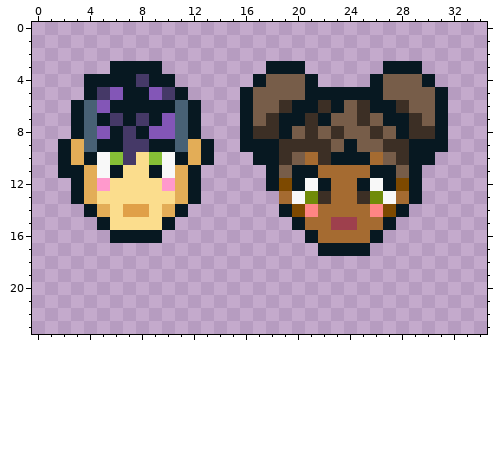
Edited in one commit: pixel-art file (src/assets/art/portraits.aseprite). Above, as it was before the edit.
64x84 pixels, 1 frame. Shown: x 0..34, y 0..23. The old version is drawn lined up with the new one.
The same view after the edit:
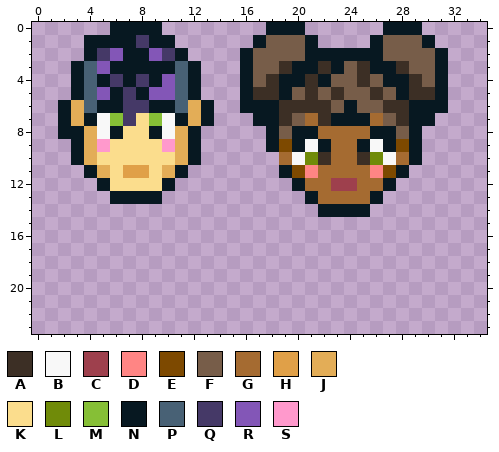
Palette (. is transparent): A #3c2f25  B #f8f8f8  C #9e404d  D #ff8584  E #7d4900  F #775d49  G #a56b31  H #e0a048  J #e3ad57  K #fbdd8d  L #708b09  M #86bf36  N #071821  P #486175  Q #453967  R #8356b7  S #ff99cc
What changed:
whole drawing moved by +0,+3 (the old picture is shown already moved)
Changed rows in their new state; - is an unchanged pixel.
first column x 2:
 0 ----NNNN--------NNN------NNN--
 1 --NNNNQNN------NFFFN----NFFFN-
 2 --NQRNNRQN----NFFFFNNNNNNFFFFN
 3 -NPR----NPN---NFFA-NANFAN-AFFN
 4 -NP-Q---RPN---NFANNANFFAFNNAFN
 5 -NPRNQ--RPN----AAN-AFAFFA-NAA-
 6 NJ-N-QQ---JN---NN-AA-FNFFA-NN-
 7 NJNBMQKMBNJN--.NNAFGANNNGFANN.
 8 N-JB-KKNBJ----..NFNNGGGGNNFN..
 9 .NJSKKKKSJN.--..-ENBNGGNBNE-..
10 .NJKKK-KKJN.---..GBL-GGALBG-.-
11 ..NJKHHKJN.-----.NED----DEN.--
12 -..N----N..-----..-GGCCGG-..--
13 -...NNNN...------..NG--GN...--
14 --........-------...NNNN...---
15 ---......---------........----
16 ----....-----------......-----
17 --------------------....------
Boxes around the changes in both pictures, in picture pixels (x1, y1, x2, y2):
changed: (58, 22, 448, 256)
